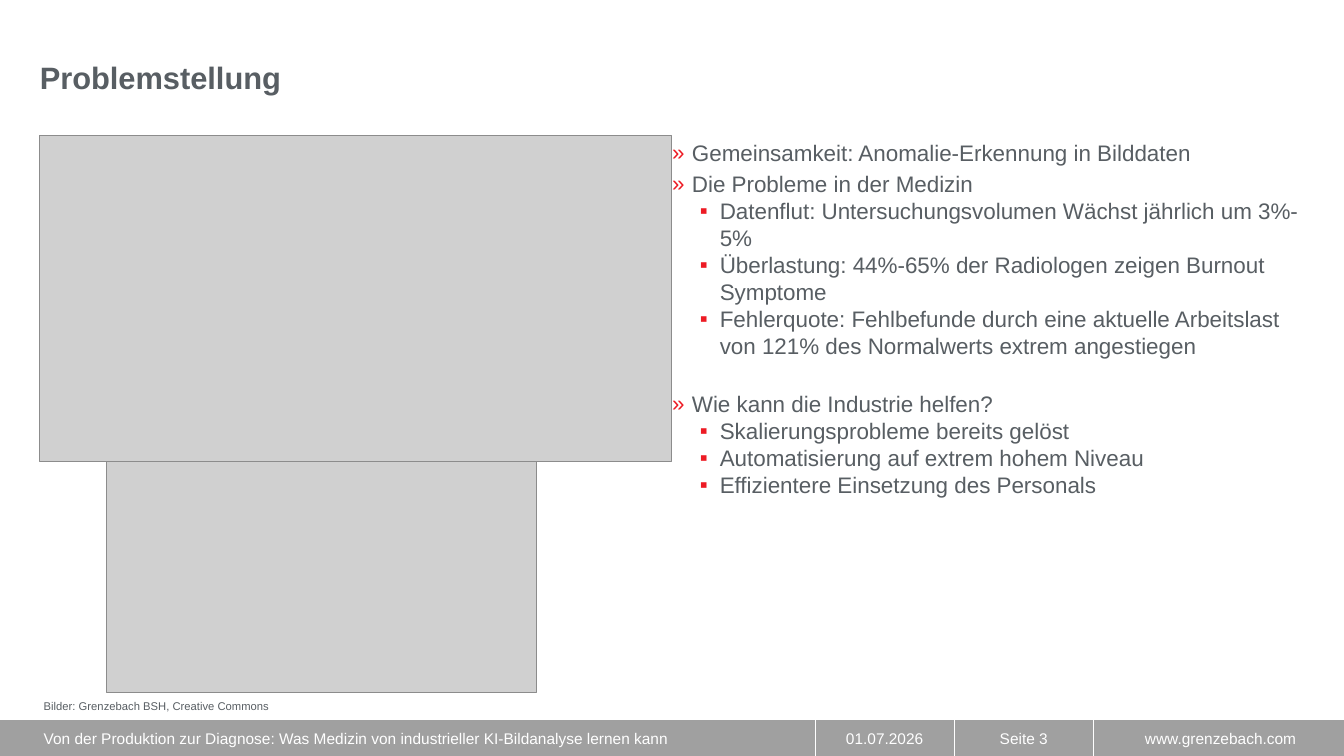
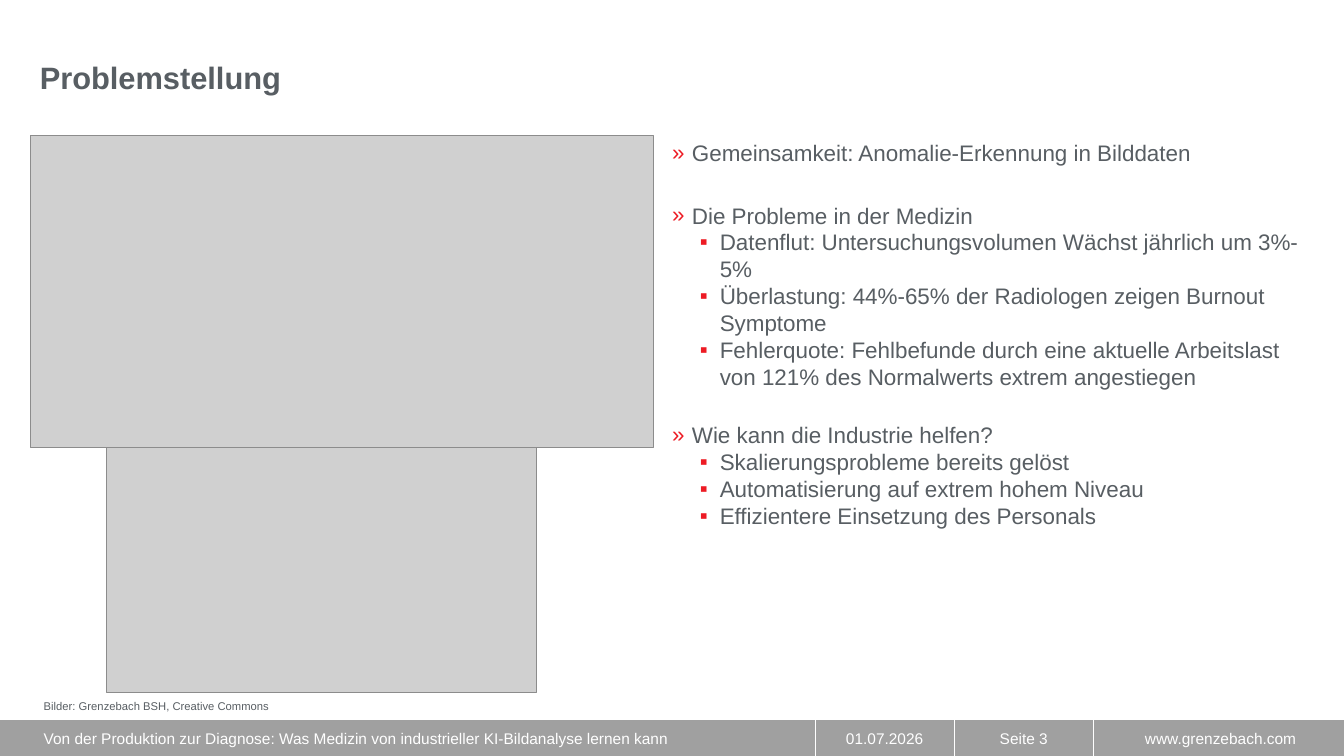
Before and after one commit to gbshschmlu/hs_fulda, a slide deck: slide 3 of sose2026/gesundheitstechnik/präsentation/Präsentation.pptx. Drawn at 1344x756 pixels with LibreOffice and Linux fonts; fonts in the diff are those of the drawing; grey boxes stand for pictures; background and template pictures are left out. Boxes give left, top, right and bottom in pixels: in the first picture for what was removed or moved away, otherwise in the second. Text is boxed around its words. In the diff, an @@ line names an element or a change of style, - is before the commit and + after.

```diff
--- a/sose2026/gesundheitstechnik/präsentation/Präsentation.pptx
+++ b/sose2026/gesundheitstechnik/präsentation/Präsentation.pptx
@@ picture resized from (x1=39, y1=135, x2=671, y2=460) to (x1=30, y1=135, x2=653, y2=447) @@
@@ text "Gemeinsamkeit: Anomalie-Erkennung in Bilddaten" rewrapped from (x1=692, y1=144, x2=1298, y2=498) to (x1=692, y1=144, x2=1298, y2=529) @@
```
Also in this commit, not shown: 3 other slides changed, 1 other file.
